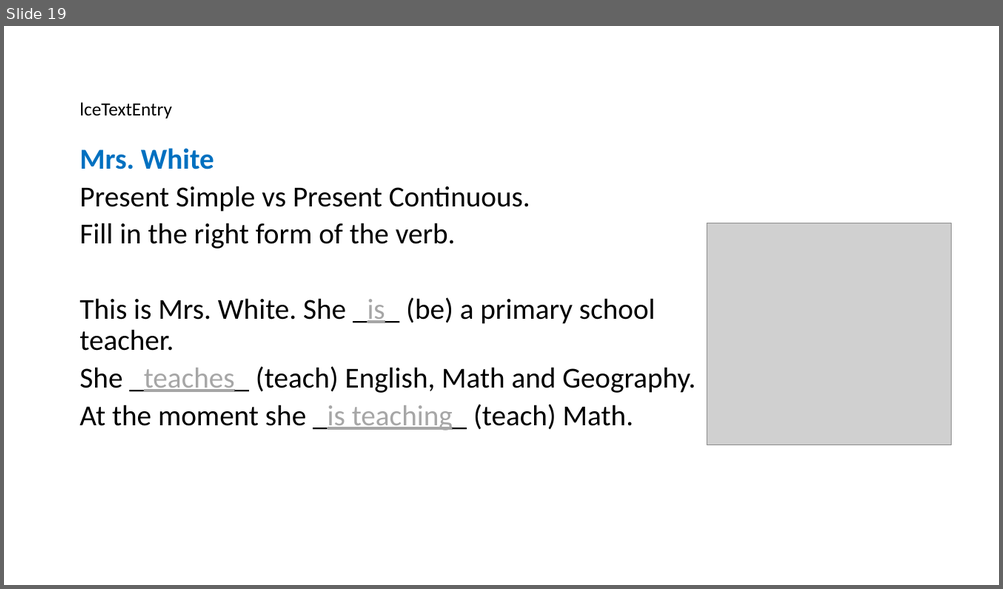
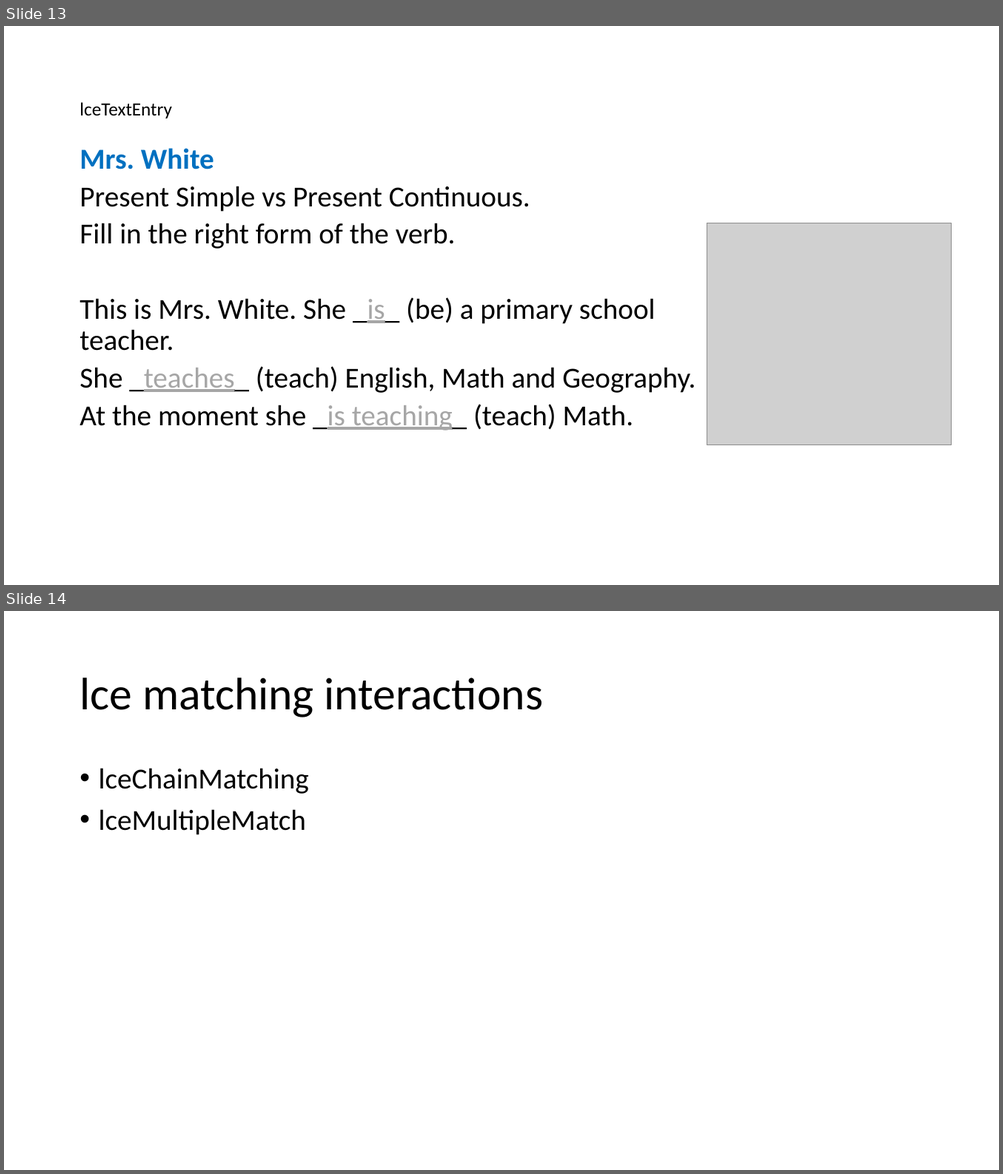
Before and after one commit to XStructuring/eu.xstructuring.dita.lce, a slide deck: documentation/Interaction_examples_visual.pptx. Shown one above the other, each under a label of ours: slide 19 before the commit, slides 13 and 14 after it. The pictures are 1003x589 and 1003x1174 pixels, drawn with LibreOffice and Linux fonts; fonts in the diff are those of the drawing; grey boxes stand for pictures. Boxes give left, top, right and bottom in pixels: in the first picture for what was removed or moved away, otherwise in the second. Text is boxed around its words. In the diff, an @@ line names an element or a change of style, - is before the commit and + after.

```diff
--- a/documentation/Interaction_examples_visual.pptx
+++ b/documentation/Interaction_examples_visual.pptx
@@ slide 14 added at <box>4,611,999,1170</box>, background #FFFFFF @@
@@ title added at <box>79,678,543,718</box>, 44 pt, text #000000 @@
+lce matching interactions
@@ text added at <box>99,768,309,835</box>, 28 pt, text #000000 @@
+• lceChainMatching
+• lceMultipleMatch
@@ what was slide 19 is now slide 13 @@
```
Also in this commit, not shown: 3 slides changed, 11 other slides added, 6 other files.
